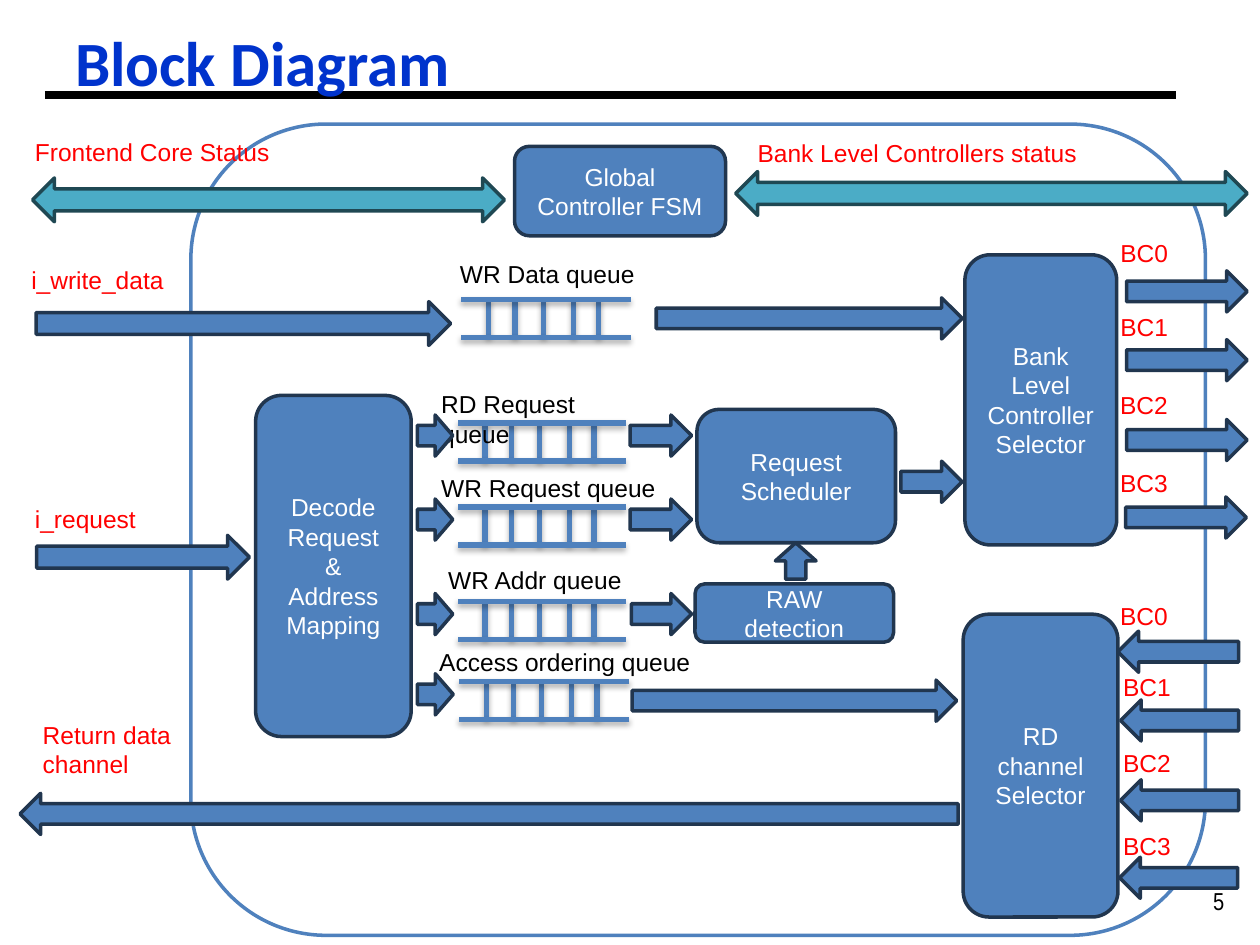
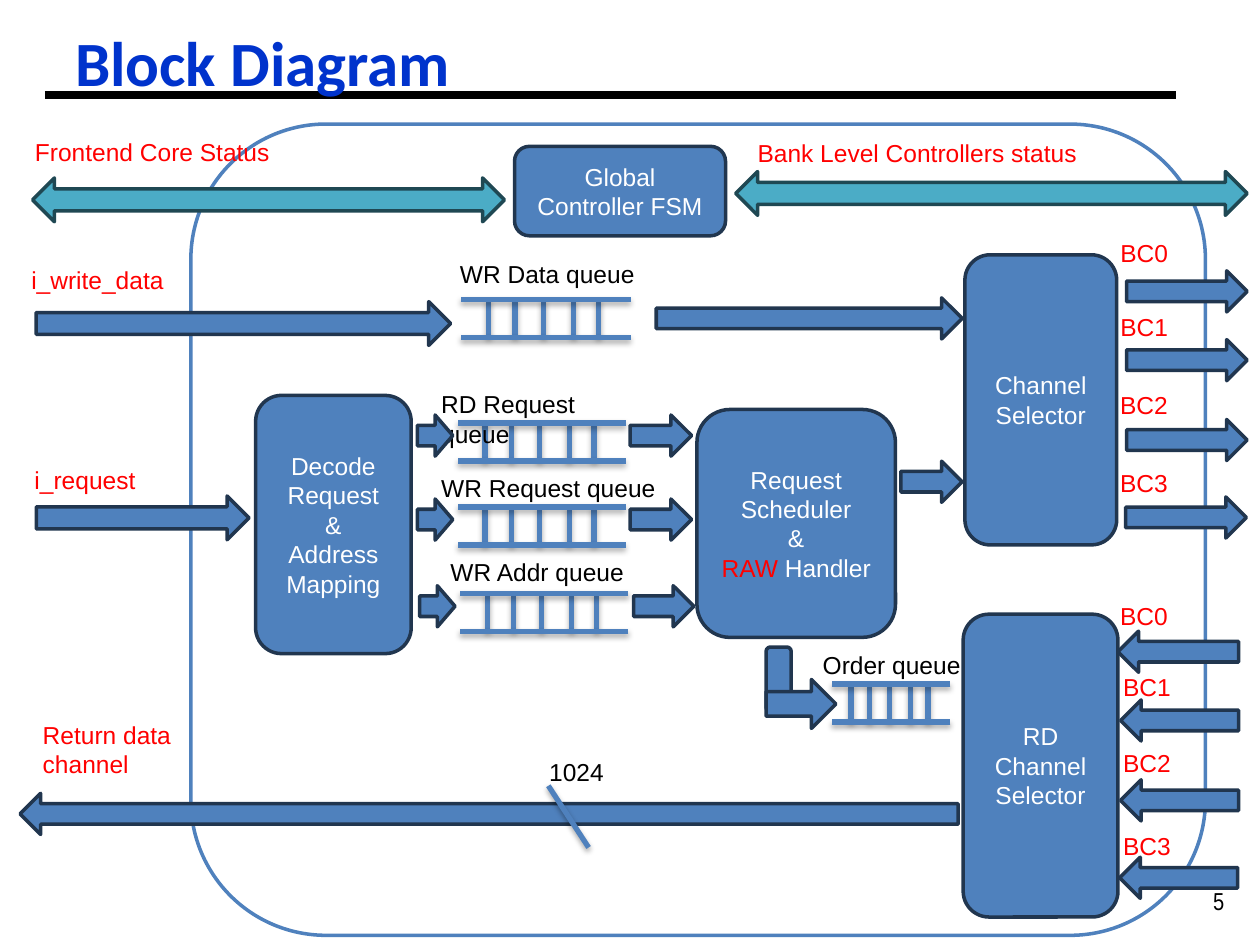
Before and after one commit to tuhao-arstia/DRAM_Global_Controller, a slide deck: slide 5 of DRAM_Submodules_Specs_v3.pptx. Drawn at 1260x945 pixels with LibreOffice and Linux fonts; fonts in the diff are those of the drawing. Boxes give left, top, right and bottom in pixels: in the first picture for what was removed or moved away, otherwise in the second. Text is boxed around its words. In the diff, an @@ line names an element or a change of style, - is before the commit and + after.

```diff
--- a/DRAM_Submodules_Specs_v3.pptx
+++ b/DRAM_Submodules_Specs_v3.pptx
@@ text in rounded rectangle at bbox=[995, 376, 1086, 425]: text changed @@
-Bank Level Controller Selector
+Channel
+Selector
@@ rounded rectangle "Decode Request": place and size @@
-rounded rectangle "Decode Request" at bbox=[256, 396, 411, 737]
+rounded rectangle "Decode Request" at bbox=[256, 396, 411, 654]
@@ rounded rectangle "Request": place and size @@
-rounded rectangle "Request" at bbox=[697, 410, 896, 543]
+rounded rectangle "Request" at bbox=[697, 410, 896, 638]
@@ text "i_request": place and size @@
-text "i_request" at bbox=[35, 510, 136, 533]
+text "i_request" at bbox=[34, 471, 135, 494]
@@ right arrow: place and size @@
-right arrow at bbox=[37, 536, 249, 580]
+right arrow at bbox=[37, 496, 249, 541]
@@ text "WR Addr queue": place and size @@
-text "WR Addr queue" at bbox=[448, 571, 621, 594]
+text "WR Addr queue" at bbox=[450, 563, 623, 586]
@@ text in rounded rectangle at bbox=[722, 559, 871, 577]: paragraphs added @@
+&
+RAW Handler
@@ right arrow removed at bbox=[776, 542, 816, 579] @@
@@ right arrow: place and size @@
-right arrow at bbox=[417, 593, 452, 635]
+right arrow at bbox=[420, 586, 455, 627]
@@ line moved from (512, 601) - (512, 639) to (514, 593) - (514, 631) @@
@@ line moved from (570, 601) - (570, 639) to (572, 593) - (572, 631) @@
@@ right arrow: place and size @@
-right arrow at bbox=[631, 593, 692, 635]
+right arrow at bbox=[634, 586, 694, 627]
@@ rounded rectangle removed at bbox=[696, 583, 895, 641] @@
-RAW
-detection
@@ 5 lines: place and size @@
-5 lines at bbox=[457, 601, 626, 639]
+5 lines at bbox=[460, 593, 627, 631]
@@ rounded rectangle added at bbox=[766, 646, 791, 712], fill #4F81BD, outline #21364F 2 pt @@
@@ text at bbox=[823, 656, 960, 679]: text changed @@
-Access ordering queue
+Order queue
@@ right arrow removed at bbox=[417, 674, 452, 716] @@
@@ right arrow: place and size @@
-right arrow at bbox=[633, 680, 956, 722]
+right arrow at bbox=[766, 679, 835, 728]
@@ line moved from (629, 682) - (459, 682) to (950, 684) - (832, 684) @@
@@ line moved from (486, 682) - (486, 719) to (850, 684) - (850, 722) @@
@@ line moved from (514, 682) - (514, 719) to (869, 684) - (869, 722) @@
@@ line moved from (542, 682) - (542, 719) to (890, 684) - (890, 722) @@
@@ line moved from (572, 682) - (572, 719) to (911, 684) - (911, 722) @@
@@ line moved from (597, 682) - (597, 719) to (929, 684) - (929, 722) @@
@@ line moved from (629, 719) - (459, 719) to (950, 722) - (832, 722) @@
@@ text in rounded rectangle at bbox=[995, 728, 1086, 775]: text changed @@
-RD channel
+RD Channel
@@ text added at bbox=[549, 764, 604, 787], 14 pt, text #000000 @@
+1024
@@ line added from (548, 786) to (588, 848), #4F81BD 3 pt @@
```
Also in this commit, not shown: 1 other slide changed.
